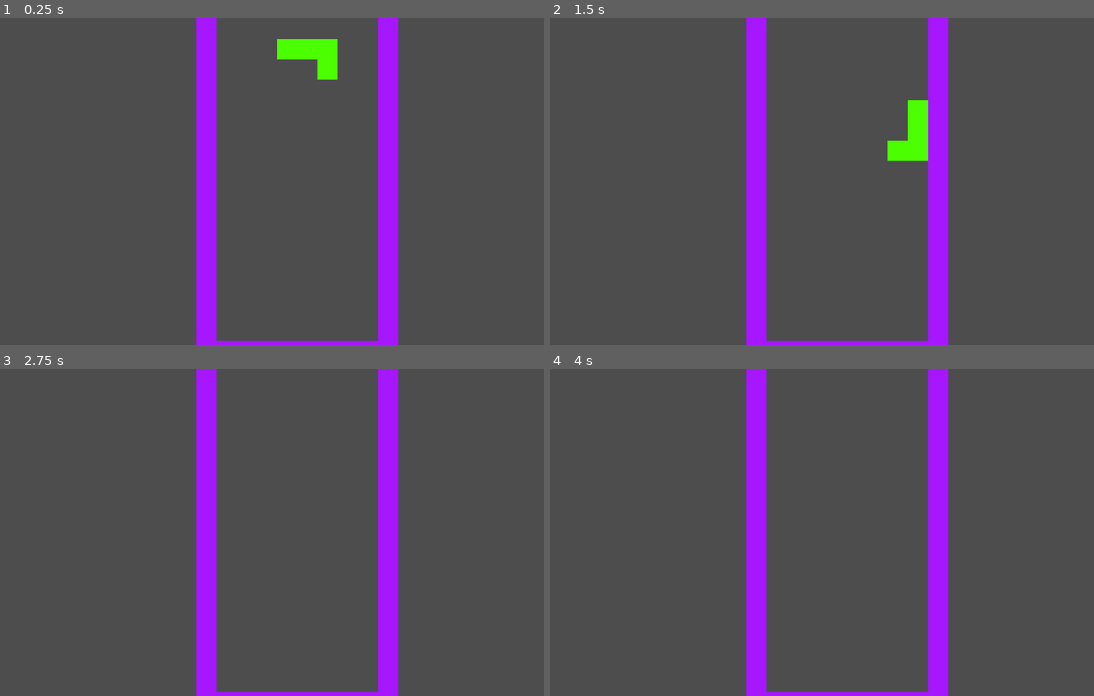
Above: before the commit, frames 1-4 (two rows, left to right).
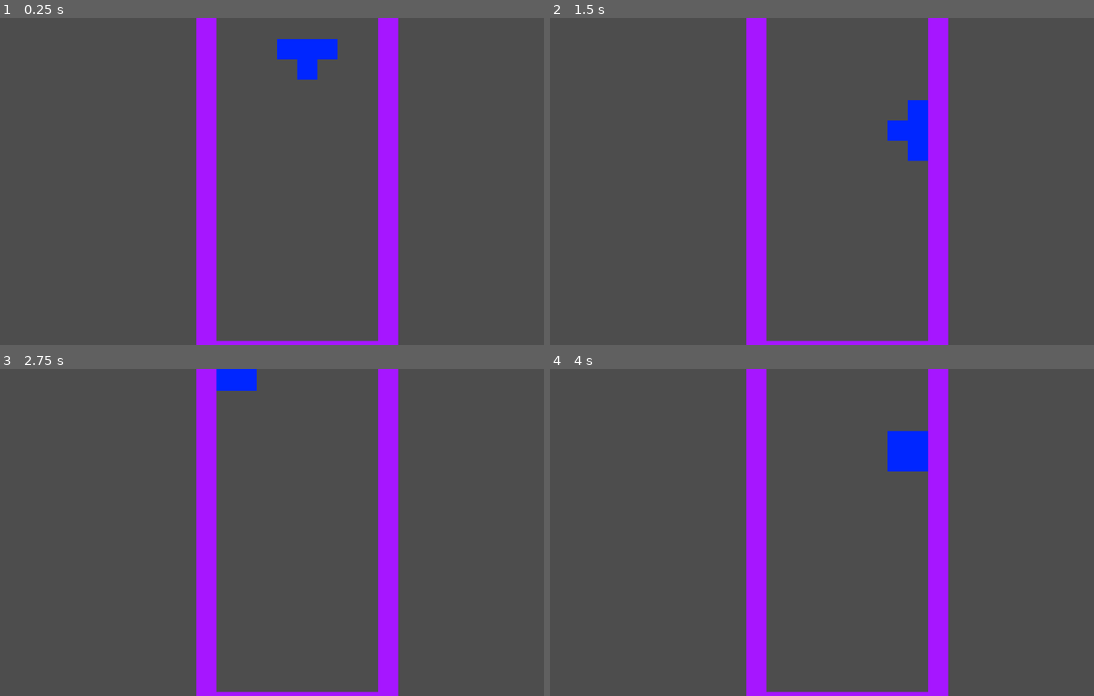
Above: after the commit, the same moments.

Repository: hsv-ya/Tetris2DonTileMapLayer
Game: Godot game, scene res://main.tscn
The game is run twice, just before and just after one commit, with the same random seed, the same clock (stepped at 60 frames per second) and the same inputs.
Inputs:
- Up to frame 1 (0.25 s): no input
- Up to frame 2 (1.5 s): hold Right (ui_right) from 0.53 s (still down); tap Up (ui_up) at 0.77 s; tap Enter at 1.25 s
- Up to frame 3 (2.75 s): tap Up (ui_up) at 1.52 s; tap Space (quick_down) at 2 s; release Right (ui_right) at 2.03 s; hold Left (ui_left) from 2.03 s (still down)
- Up to frame 4 (4 s): tap Enter at 2.75 s; release Left (ui_left) at 2.78 s; hold Right (ui_right) from 2.78 s (still down); tap Up (ui_up) at 3.02, 3.77 s

The runs differ from the first frame. In frame 1, 1.2% of the frame differs, in the area x 50-63%, y 6-19%; in frame 2, 1.2%; in frame 3, 0.5%; in frame 4, 0.9%.

Commit message:
Add all standart figure and rotation

Diff:
--- a/assets/scripts/figure.gd
+++ b/assets/scripts/figure.gd
@@ -9,17 +9,25 @@
 
 const START_POSITION = Vector2i(560, 0)
 
-@onready var cube = $Cube
-@onready var line = $Line
-@onready var hook = $Hook
+@onready var smashboy = $Smashboy
+@onready var hero = $Hero
+@onready var orange_ricky = $OrangeRicky
+@onready var blue_ricky = $BlueRicky
+@onready var teewee = $Teewee
+@onready var cleveland_z = $ClevelandZ
+@onready var rhode_island_z = $RhodeIslandZ
 
 var figures = []
 var actual_figure = null
 
 func _ready() -> void:
-	figures.append(cube)
-	figures.append(line)
-	figures.append(hook)
+	figures.append(orange_ricky)
+	figures.append(blue_ricky)
+	figures.append(hero)
+	figures.append(smashboy)
+	figures.append(teewee)
+	figures.append(cleveland_z)
+	figures.append(rhode_island_z)
 
 	create_new_figure()
 
@@ -59,6 +67,7 @@
 
 func create_new_figure() -> void:
 	position = START_POSITION
+	rotation_degrees = randi() % 4 * 90
 	if actual_figure:
 		actual_figure.disabled = true
 		actual_figure.visible = false
--- a/main.tscn
+++ b/main.tscn
@@ -73,32 +73,72 @@
 platform_wall_layers = 2
 script = ExtResource("2_hlymr")
 
-[node name="Cube" type="CollisionPolygon2D" parent="Figure"]
+[node name="Smashboy" type="CollisionPolygon2D" parent="Figure"]
 visible = false
 polygon = PackedVector2Array(0, 0, 0, 80, 80, 80, 80, 0)
 disabled = true
 
-[node name="TileLine" type="TileMapLayer" parent="Figure/Cube"]
+[node name="TileLine" type="TileMapLayer" parent="Figure/Smashboy"]
 position = Vector2(-600, 0)
 tile_map_data = PackedByteArray("AAAPAAAAAAADAAAAAAAQAAAAAAADAAAAAAAQAAEAAAADAAAAAAAPAAEAAAADAAAAAAA=")
 tile_set = SubResource("TileSet_00et6")
 
-[node name="Line" type="CollisionPolygon2D" parent="Figure"]
+[node name="Hero" type="CollisionPolygon2D" parent="Figure"]
 visible = false
 polygon = PackedVector2Array(0, 0, 0, 40, 160, 40, 160, 0)
 disabled = true
 
-[node name="TileLine" type="TileMapLayer" parent="Figure/Line"]
+[node name="TileLine" type="TileMapLayer" parent="Figure/Hero"]
 position = Vector2(-600, 0)
 tile_map_data = PackedByteArray("AAAPAAAAAAABAAAAAAAQAAAAAAABAAAAAAARAAAAAAABAAAAAAASAAAAAAABAAAAAAA=")
 tile_set = SubResource("TileSet_00et6")
 
-[node name="Hook" type="CollisionPolygon2D" parent="Figure"]
+[node name="BlueRicky" type="CollisionPolygon2D" parent="Figure"]
 visible = false
 polygon = PackedVector2Array(0, 0, 120, 0, 120, 80, 80, 80, 80, 40, 0, 40)
 disabled = true
 
-[node name="TileLine" type="TileMapLayer" parent="Figure/Hook"]
+[node name="TileLine" type="TileMapLayer" parent="Figure/BlueRicky"]
 position = Vector2(-600, 0)
 tile_map_data = PackedByteArray("AAAPAAAAAAACAAAAAAAQAAAAAAACAAAAAAARAAAAAAACAAAAAAARAAEAAAACAAAAAAA=")
 tile_set = SubResource("TileSet_00et6")
+
+[node name="OrangeRicky" type="CollisionPolygon2D" parent="Figure"]
+visible = false
+polygon = PackedVector2Array(0, 0, 120, 0, 120, 40, 40, 40, 40, 80, 0, 80)
+disabled = true
+
+[node name="TileLine" type="TileMapLayer" parent="Figure/OrangeRicky"]
+position = Vector2(-600, 0)
+tile_map_data = PackedByteArray("AAAPAAAAAAABAAAAAAAQAAAAAAABAAAAAAARAAAAAAABAAAAAAAPAAEAAAABAAAAAAA=")
+tile_set = SubResource("TileSet_00et6")
+
+[node name="Teewee" type="CollisionPolygon2D" parent="Figure"]
+visible = false
+polygon = PackedVector2Array(0, 0, 120, 0, 120, 40, 80, 40, 80, 80, 40, 80, 40, 40, 0, 40)
+disabled = true
+
+[node name="TileLine" type="TileMapLayer" parent="Figure/Teewee"]
+position = Vector2(-600, 0)
+tile_map_data = PackedByteArray("AAAPAAAAAAADAAAAAAAQAAAAAAADAAAAAAARAAAAAAADAAAAAAAQAAEAAAADAAAAAAA=")
+tile_set = SubResource("TileSet_00et6")
+
+[node name="ClevelandZ" type="CollisionPolygon2D" parent="Figure"]
+visible = false
+polygon = PackedVector2Array(0, 0, 80, 0, 80, 40, 120, 40, 120, 80, 40, 80, 40, 40, 0, 40)
+disabled = true
+
+[node name="TileLine" type="TileMapLayer" parent="Figure/ClevelandZ"]
+position = Vector2(-600, 0)
+tile_map_data = PackedByteArray("AAAPAAAAAAACAAAAAAAQAAAAAAACAAAAAAAQAAEAAAACAAAAAAARAAEAAAACAAAAAAA=")
+tile_set = SubResource("TileSet_00et6")
+
+[node name="RhodeIslandZ" type="CollisionPolygon2D" parent="Figure"]
+visible = false
+polygon = PackedVector2Array(40, 0, 120, 0, 120, 40, 80, 40, 80, 80, 0, 80, 0, 40, 40, 40)
+disabled = true
+
+[node name="TileLine" type="TileMapLayer" parent="Figure/RhodeIslandZ"]
+position = Vector2(-600, 0)
+tile_map_data = PackedByteArray("AAAQAAAAAAABAAAAAAARAAAAAAABAAAAAAAQAAEAAAABAAAAAAAPAAEAAAABAAAAAAA=")
+tile_set = SubResource("TileSet_00et6")
Not shown, changed: README.md
